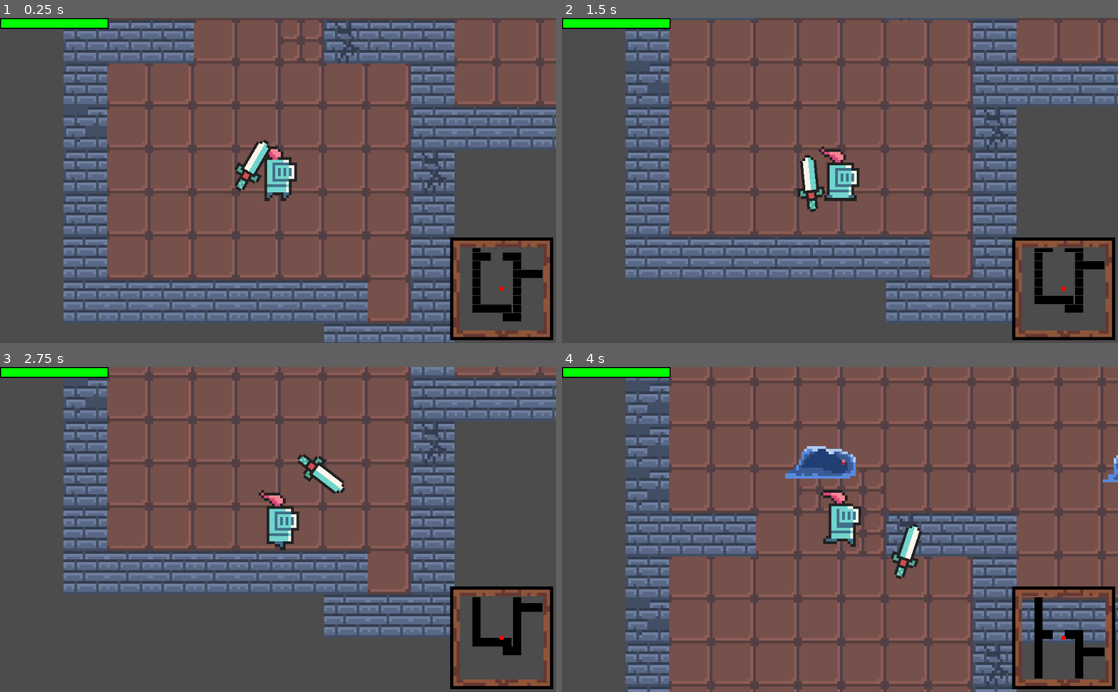
Above: before the commit, frames 1-4 (two rows, left to right).
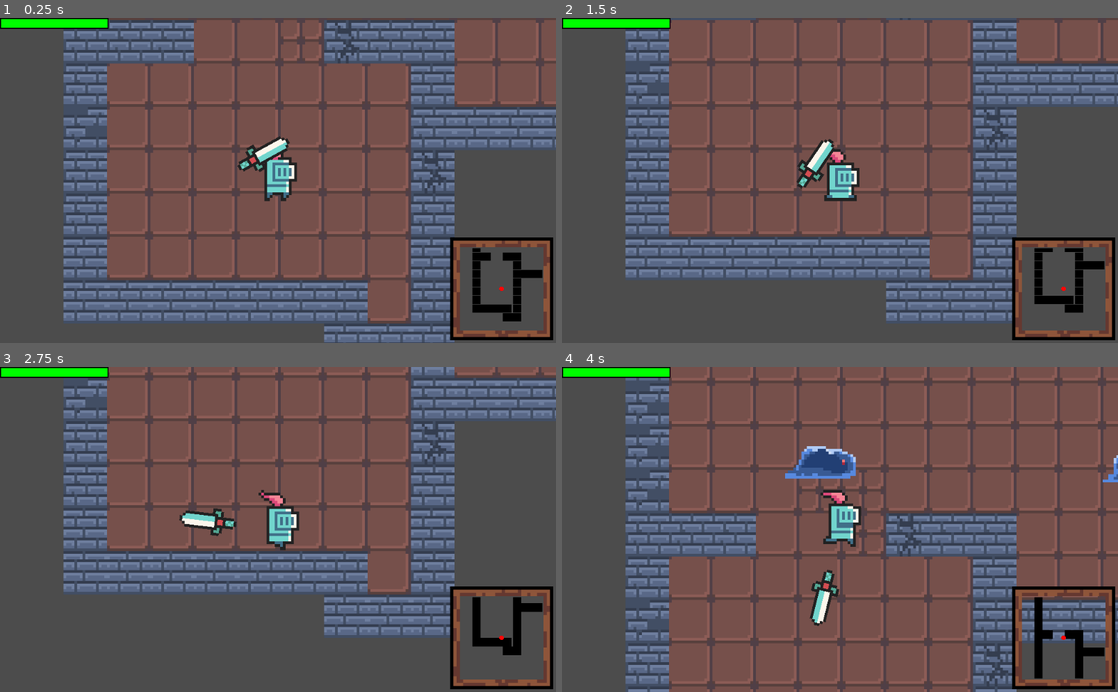
Above: after the commit, the same moments.

Repository: skni-kod/roguelike
Game: Godot game, scene res://Scenes/Levels/Main.tscn
Two runs of this game, one before a commit and one after it. Both use one fixed random seed, a clock stepped at 60 frames per second and the inputs below.
Inputs (mouse positions are in pixels of both pictures, inside the frame that each line leads up to):
- Up to frame 1 (0.25 s): no input
- Up to frame 2 (1.5 s): move the mouse to (962, 164) at 0.52 s; press the mouse at (962, 164) at 0.53 s; hold D (move_right) 0.53-1.28 s; move the mouse to (728, 196) at 1.27 s; release the mouse at (728, 196) at 1.28 s; hold S (move_down) from 1.28 s (still down); click (728, 196) at 1.35 s
- Up to frame 3 (2.75 s): move the mouse to (333, 458) at 2.02 s; release S (move_down) at 2.03 s; press the mouse at (333, 458) at 2.03 s; hold D (move_right) from 2.03 s (still down)
- Up to frame 4 (4 s): move the mouse to (812, 594) at 2.77 s; release D (move_right) at 2.78 s; release the mouse at (812, 594) at 2.78 s; hold W (move_up) 2.78-3.53 s; click (812, 594) at 2.85 s; move the mouse to (1006, 578) at 3.52 s; press the mouse at (1006, 578) at 3.53 s; hold A (move_left) from 3.53 s (still down)

The runs differ from the first frame. In frame 1, 0.7% of the frame differs, in the area x 42-53%, y 36-54%; in frame 2, 0.8%; in frame 3, 1.0%, in the area x 32-63%, y 26-53%; in frame 4, 1.0%.

Commit message:
attacking finished

Diff:
--- a/Scenes/Actors/Player.gd
+++ b/Scenes/Actors/Player.gd
@@ -54,7 +54,7 @@
 	yield($AnimationPlayer, "animation_finished")
 	got_hitted = false
 
-func _on_AttackCollision_body_entered(body):
+func _on_Sword_body_entered(body):
 	if body.is_in_group("Enemy"):
 		body.get_dmg(damage)
 
--- a/Scenes/Actors/Player.tscn
+++ b/Scenes/Actors/Player.tscn
@@ -57,17 +57,9 @@
 "values": [ 1, 2, 3, 4, 5, 6, 7 ]
 }
 
-[sub_resource type="RectangleShape2D" id=5]
-extents = Vector2( 19, 10 )
-
-[sub_resource type="RectangleShape2D" id=6]
-extents = Vector2( 19, 8 )
-
-[sub_resource type="RectangleShape2D" id=7]
-extents = Vector2( 9, 18 )
-
-[sub_resource type="RectangleShape2D" id=8]
-extents = Vector2( 9, 18 )
+[sub_resource type="CapsuleShape2D" id=9]
+radius = 16.0
+height = 0.0
 
 [node name="Player" type="KinematicBody2D"]
 collision_mask = 2
@@ -90,30 +82,7 @@
 anims/Idle = SubResource( 3 )
 anims/Run = SubResource( 4 )
 
-[node name="AttackCollision" type="Area2D" parent="."]
-visible = false
-
-[node name="AttackUp" type="CollisionShape2D" parent="AttackCollision"]
-position = Vector2( 0, -10 )
-shape = SubResource( 5 )
-disabled = true
-
-[node name="AttackDown" type="CollisionShape2D" parent="AttackCollision"]
-position = Vector2( 0, 8 )
-shape = SubResource( 6 )
-disabled = true
-
-[node name="AttackLeft" type="CollisionShape2D" parent="AttackCollision"]
-position = Vector2( -10, -2 )
-shape = SubResource( 7 )
-disabled = true
-
-[node name="AttackRight" type="CollisionShape2D" parent="AttackCollision"]
-position = Vector2( 10, -1.9375 )
-shape = SubResource( 8 )
-disabled = true
-
-[node name="Sword" type="Node2D" parent="."]
+[node name="Sword" type="Area2D" parent="."]
 script = ExtResource( 4 )
 
 [node name="SwordSprite" type="Sprite" parent="Sword"]
@@ -122,8 +91,13 @@
 
 [node name="Timer" type="Timer" parent="Sword"]
 wait_time = 0.3
+
+[node name="AttackCollision" type="CollisionShape2D" parent="Sword"]
+position = Vector2( 11, 0 )
+shape = SubResource( 9 )
+disabled = true
 [connection signal="attacked" from="." to="Sword" method="_on_Player_attacked"]
 [connection signal="health_updated" from="." to="." method="_on_Player_health_updated"]
 [connection signal="max_health_updated" from="." to="." method="_on_Player_max_health_updated"]
-[connection signal="body_entered" from="AttackCollision" to="." method="_on_AttackCollision_body_entered"]
+[connection signal="body_entered" from="Sword" to="." method="_on_Sword_body_entered"]
 [connection signal="timeout" from="Sword/Timer" to="Sword" method="_on_Timer_timeout"]
--- a/Scenes/Actors/Sword.gd
+++ b/Scenes/Actors/Sword.gd
@@ -10,11 +10,11 @@
 	if !attack:
 		mouse_position = get_local_mouse_position()
 		if rotation < -PI:
-			rotation = PI + mouse_position.angle()
+			rotation = PI + mouse_position.angle() * 0.1
 		elif rotation > PI:
-			rotation = -PI + mouse_position.angle()
+			rotation = -PI + mouse_position.angle() * 0.1
 		else:
-			rotation += mouse_position.angle()
+			rotation += mouse_position.angle() * 0.1
 		if rotation < -PI/2 or rotation > PI/2:
 			$SwordSprite.scale.y = -1
 		else:
@@ -28,9 +28,16 @@
 		print(attack_vector, sin(rotation_degrees))
 		print(rotation_degrees)
 		position += attack_vector
+		if rotation < -PI/2 or rotation > PI/2:
+			$SwordSprite.rotation_degrees = -90
+		else:
+			$SwordSprite.rotation_degrees = 90
+		$AttackCollision.disabled = false
 		timer.start()
 
 func _on_Timer_timeout():
 	position -= attack_vector
+	$SwordSprite.rotation_degrees = 0
+	$AttackCollision.disabled = true
 	attack = false
 	timer.stop()
Not shown: 1 places in Scenes/Actors/Player.tscn that only renumber resources
